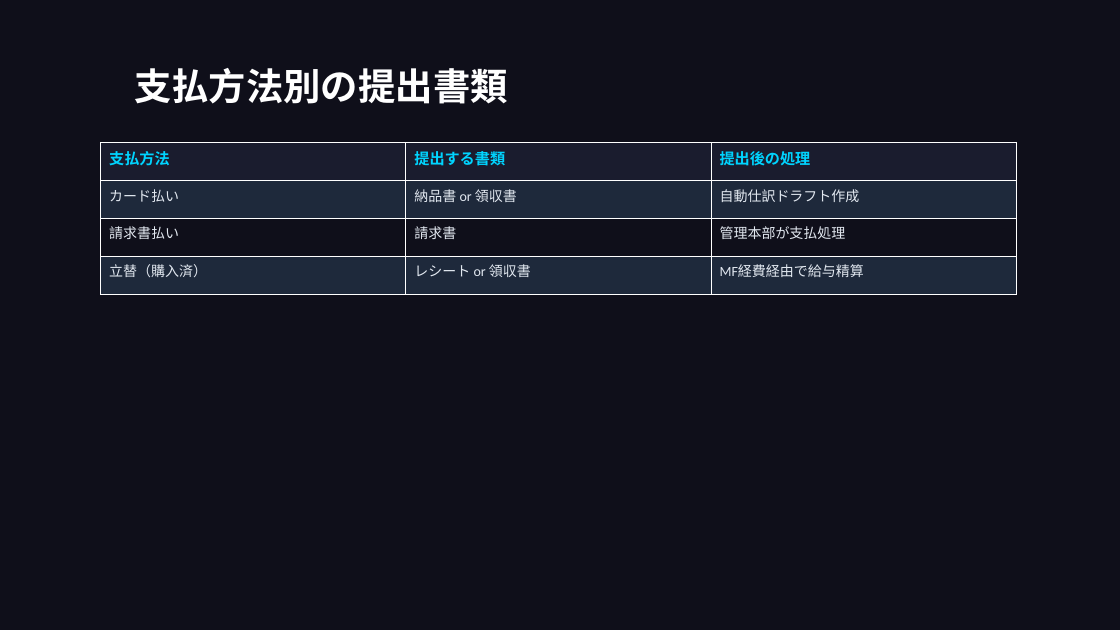
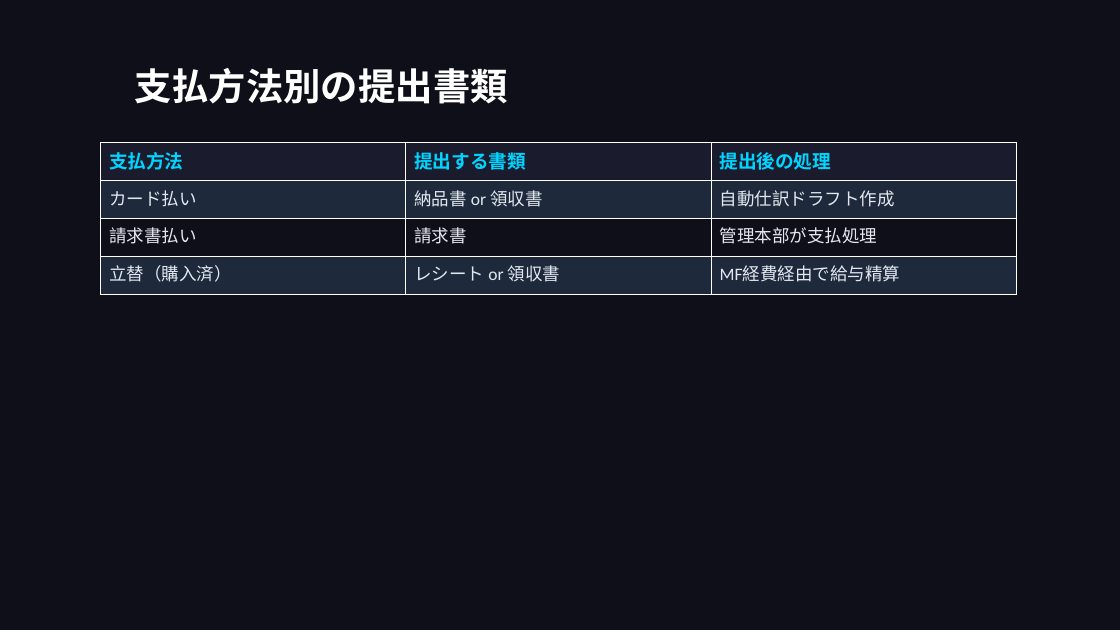
Before and after one commit to takeshiizawa123/next-procurement-poc, a slide deck: slide 14 of docs/user-manual.pptx (slide 13 before the commit). Drawn at 1120x630 pixels with LibreOffice and Linux fonts; fonts in the diff are those of the drawing. Boxes give left, top, right and bottom in pixels: in the first picture for what was removed or moved away, otherwise in the second. Text is boxed around its words. In the diff, an @@ line names an element or a change of style, - is before the commit and + after.

```diff
--- a/docs/user-manual.pptx
+++ b/docs/user-manual.pptx
@@ table at [101,143,1016,294] @@
@@ size 13 to 16 pt in "支払方法", "提出する書類", "提出後の処理" @@
@@ size 12 to 15 pt in "カード払い", "納品書 or 領収書", "自動仕訳ドラフト作成", "請求書払い" and 5 more places @@
```
Also in this commit, not shown: 24 other slides changed, 1 slide added, 5 other files.
